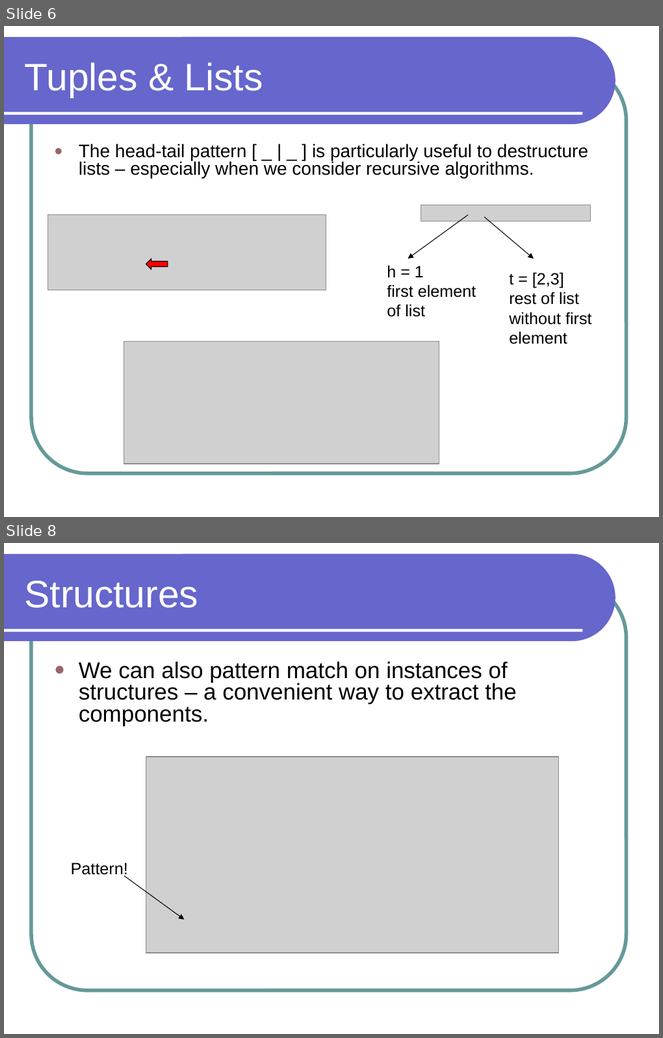
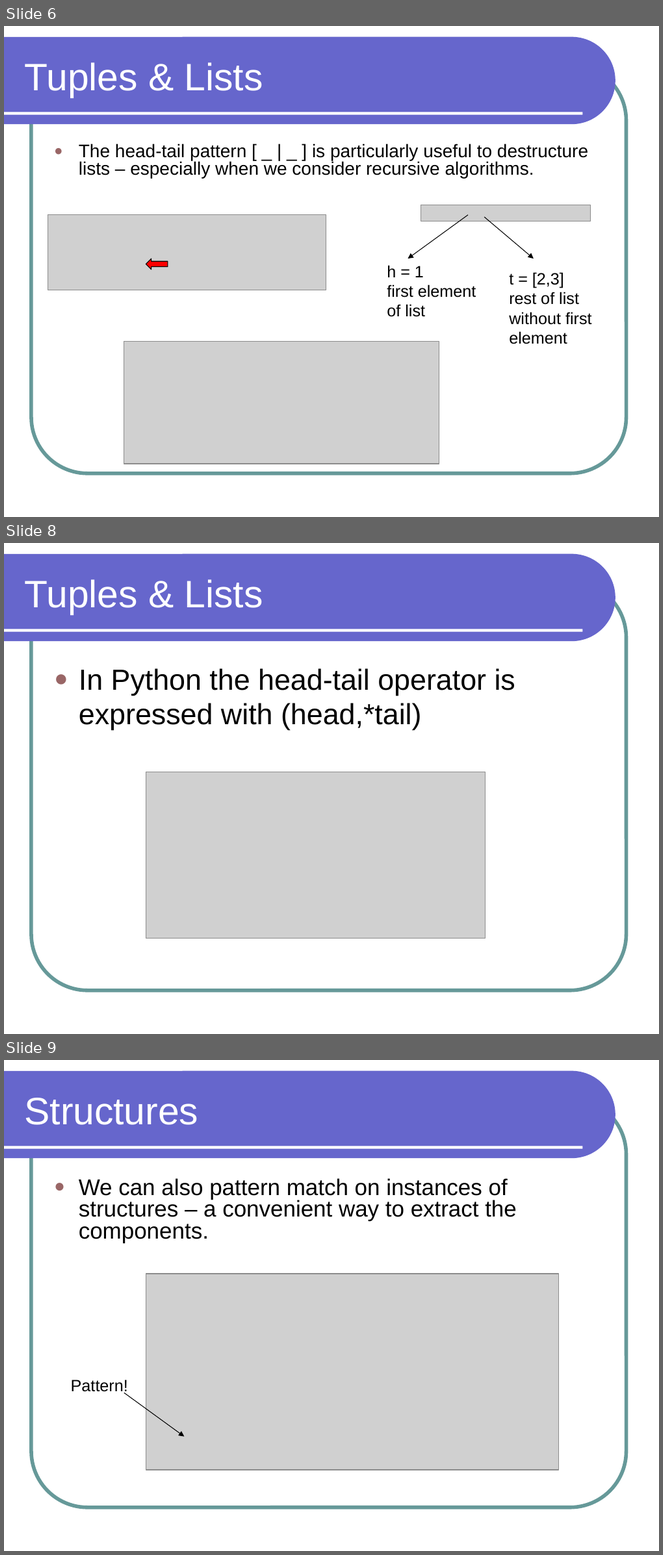
Before and after one commit to lutzhamel/CSC301, a slide deck: notes/csc301-ln013.ppt. Shown one above the other, each under a label of ours: slides 6 and 8 before the commit, slides 6, 8 and 9 after it; the slides between them are not shown. The pictures are 663x1038 and 663x1555 pixels, drawn with LibreOffice and Linux fonts; fonts in the diff are those of the drawing; grey boxes stand for pictures. Boxes give left, top, right and bottom in pixels: in the first picture for what was removed or moved away, otherwise in the second. Text is boxed around its words. In the diff, an @@ line names an element or a change of style, - is before the commit and + after.

```diff
--- a/notes/csc301-ln013.ppt
+++ b/notes/csc301-ln013.ppt
@@ slide 8 added at box(4, 543, 659, 1034), background #FFFFFF; not listed: 3 template elements that a slide beside it also shows @@
@@ title added at box(25, 579, 263, 615), 42 pt, text #FFFFFF @@
+Tuples & Lists
@@ text added at box(79, 668, 516, 730), 32 pt, text #000000 @@
+● In Python the head-tail operator is expressed with (head,*tail)
@@ picture added at box(146, 772, 486, 939) @@
@@ what was slide 8 is now slide 9 @@
```
Also in this commit, not shown: 1 slide changed, 1 other file.
